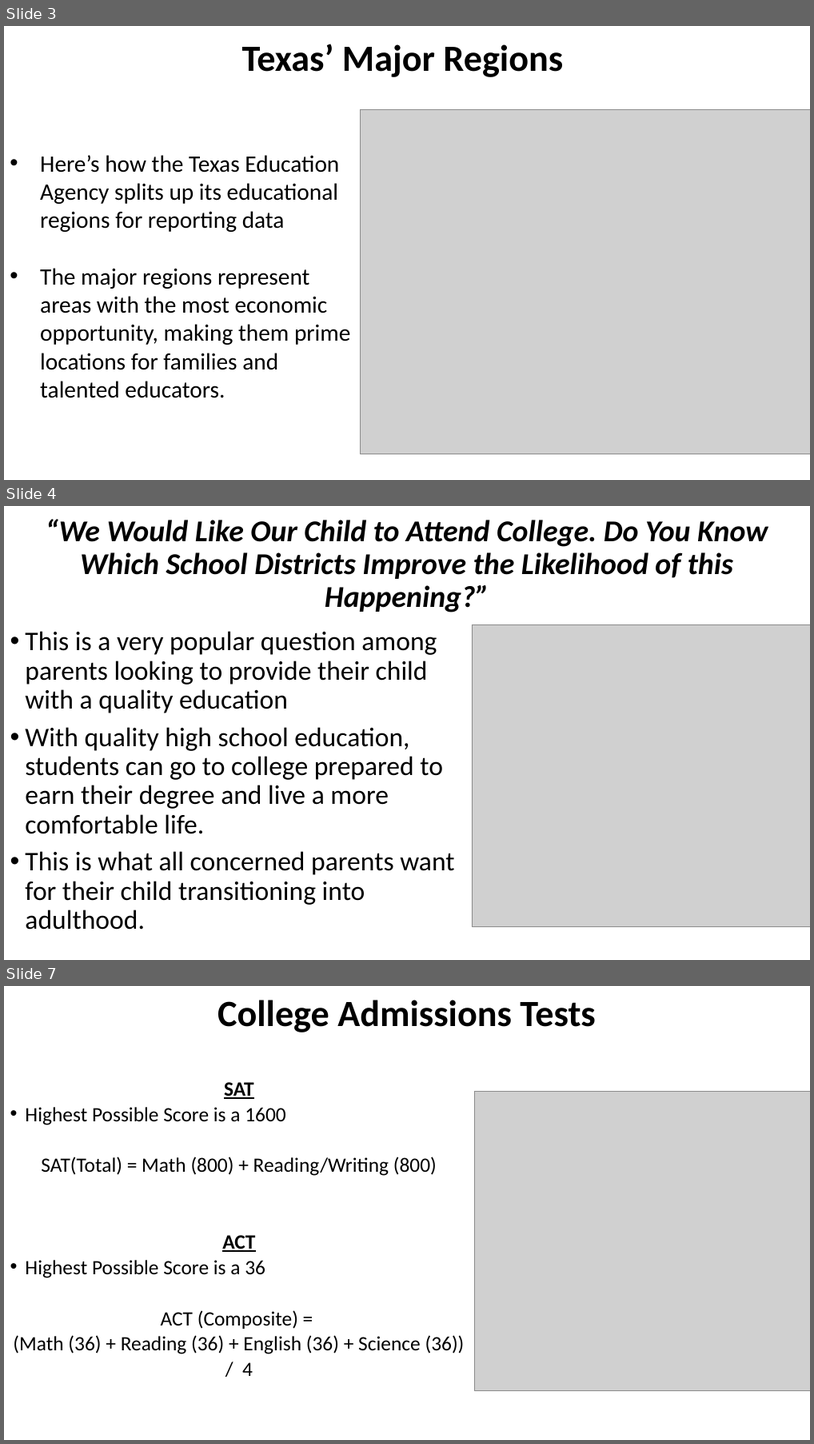
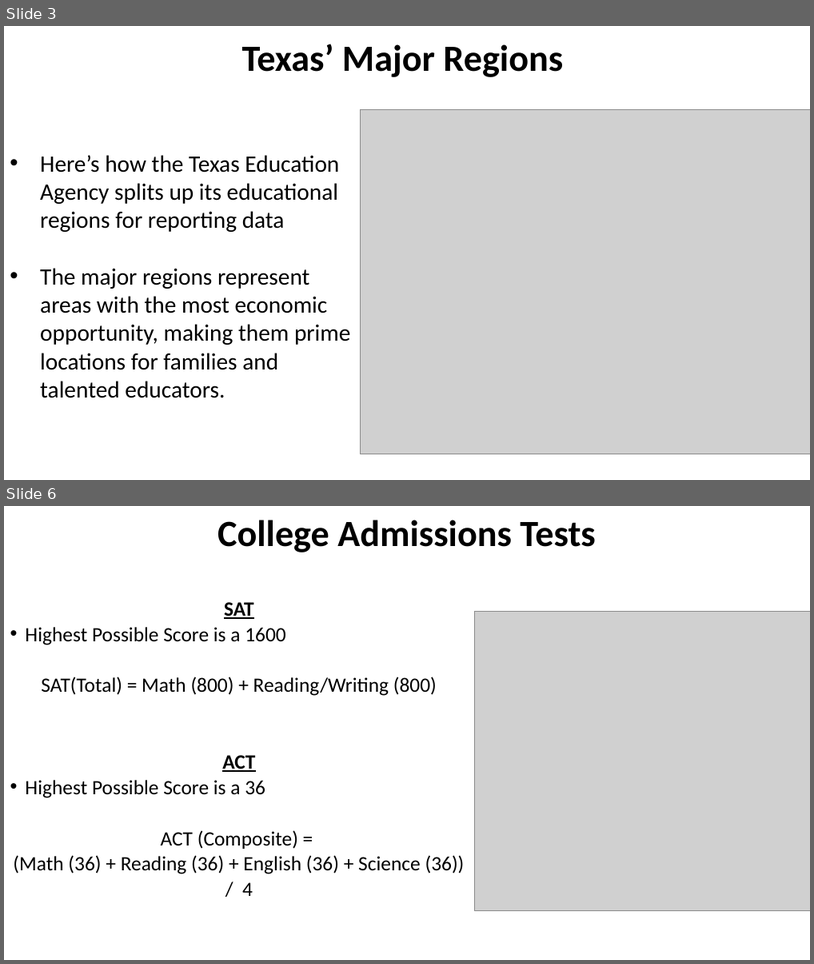
Before and after one commit to RachidRezzik/Texas_GradPercent_Predictor, a slide deck: TexasDistrictForecast.pptx. Shown one above the other, each under a label of ours: slides 3, 4 and 7 before the commit, slides 3 and 6 after it; the slides between them are not shown. The pictures are 814x1444 and 814x964 pixels, drawn with LibreOffice and Linux fonts; fonts in the diff are those of the drawing; grey boxes stand for pictures. Boxes give left, top, right and bottom in pixels: in the first picture for what was removed or moved away, otherwise in the second. Text is boxed around its words. In the diff, an @@ line names an element or a change of style, - is before the commit and + after.

```diff
--- a/TexasDistrictForecast.pptx
+++ b/TexasDistrictForecast.pptx
@@ slide 4 removed at (4,506,810,960), background #FFFFFF @@
@@ title removed at (46,519,768,612) @@
-“We Would Like Our Child to Attend College. Do You Know Which School Districts Improve the Likelihood of this Happening?”
@@ picture removed at (472,624,810,927) @@
@@ text removed at (25,631,454,929) @@
-• This is a very popular question among parents looking to provide their child with a quality education
-• With quality high school education, students can go to college prepared to earn their degree and live a more comfortable life.
-• This is what all concerned parents want for their child transitioning into adulthood.
@@ what was slide 7 is now slide 6 @@
```
Also in this commit, not shown: 7 slides changed, 14 slides added, 2 other slides removed, 3 other files.
